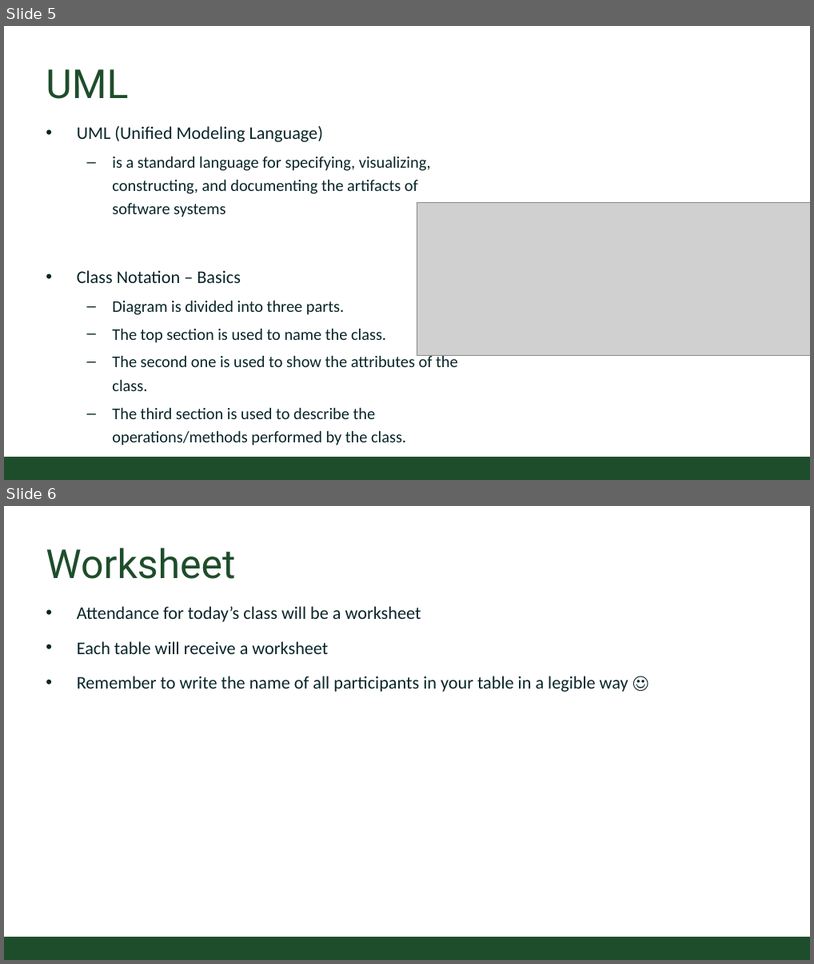
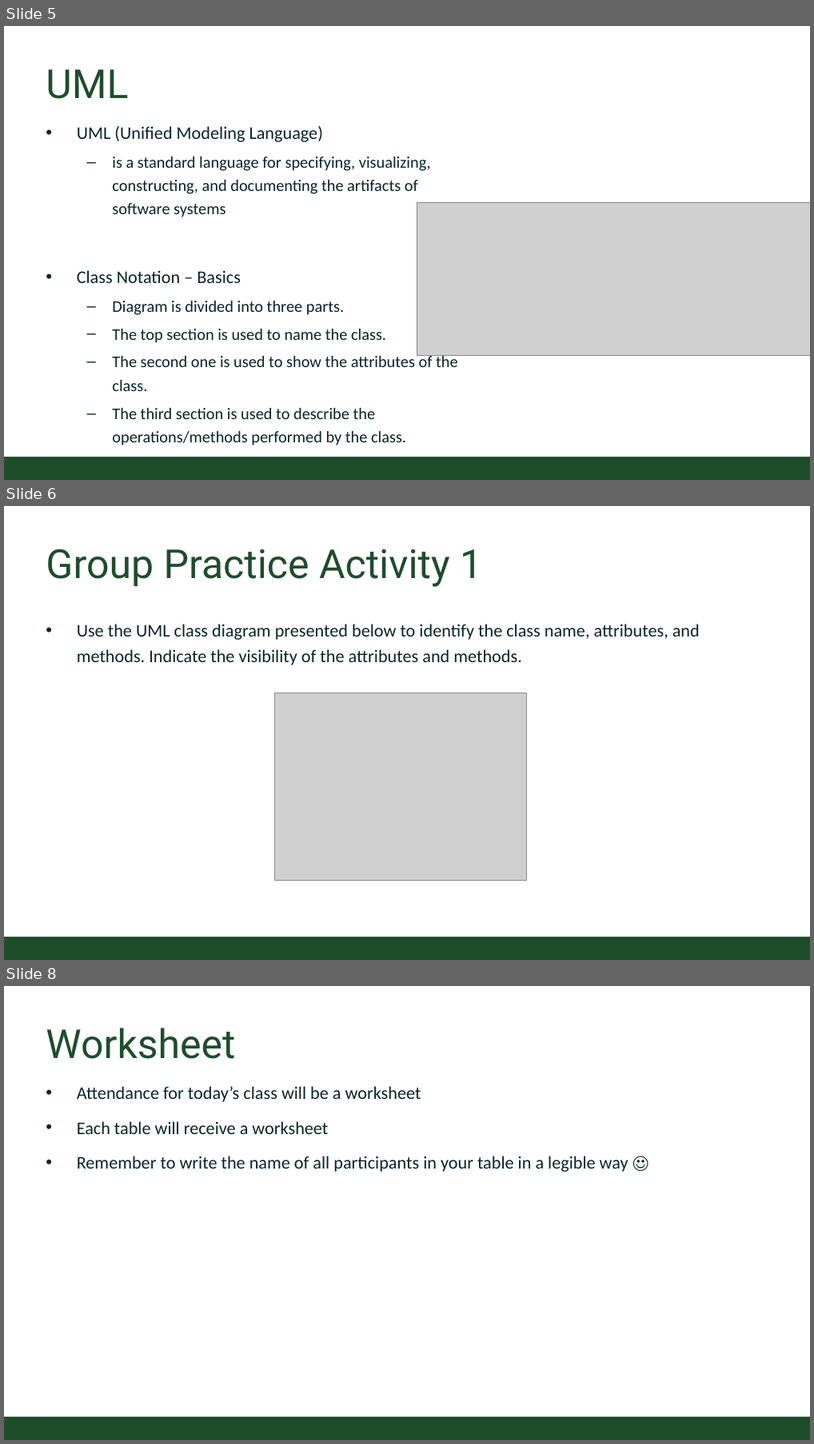
Before and after one commit to CSU-CompSci-CS163-4/Handouts, a slide deck: slides/On-Campus/03_03_JavaDocs_UML.pptx. Shown one above the other, each under a label of ours: slides 5 and 6 before the commit, slides 5, 6 and 8 after it; the slides between them are not shown. The pictures are 814x964 and 814x1444 pixels, drawn with LibreOffice and Linux fonts; fonts in the diff are those of the drawing; grey boxes stand for pictures; background and template pictures are left out. Boxes give left, top, right and bottom in pixels: in the first picture for what was removed or moved away, otherwise in the second. Text is boxed around its words. In the diff, an @@ line names an element or a change of style, - is before the commit and + after.

```diff
--- a/slides/On-Campus/03_03_JavaDocs_UML.pptx
+++ b/slides/On-Campus/03_03_JavaDocs_UML.pptx
@@ slide 6 added at (4,506,810,960), background #FFFFFF; not listed: 1 template element that a slide beside it also shows @@
@@ title added at (46,549,482,587), 54 pt, text #1E4D2B @@
+Group Practice Activity 1
@@ text added at (77,624,700,665), 24 pt, text #092529 @@
+• Use the UML class diagram presented below to identify the class name, attributes, and methods. Indicate the visibility of the attributes and methods.
@@ picture added at (274,692,527,880) @@
@@ what was slide 6 is now slide 8 @@
```
Also in this commit, not shown: 1 other slide added.
